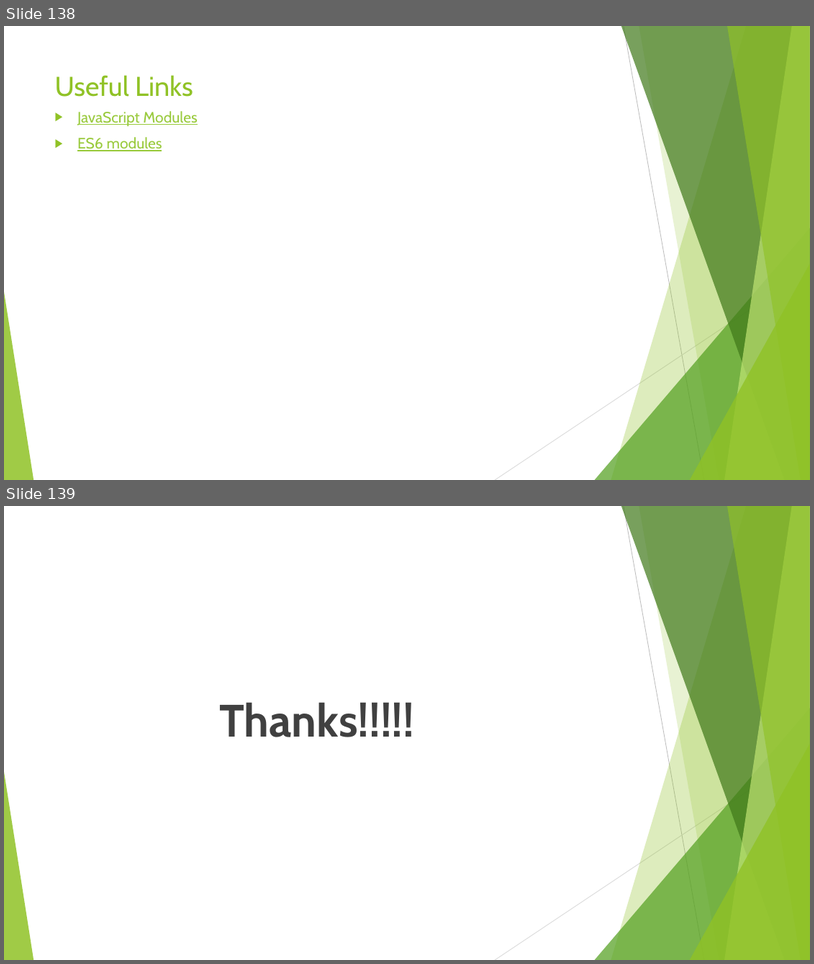
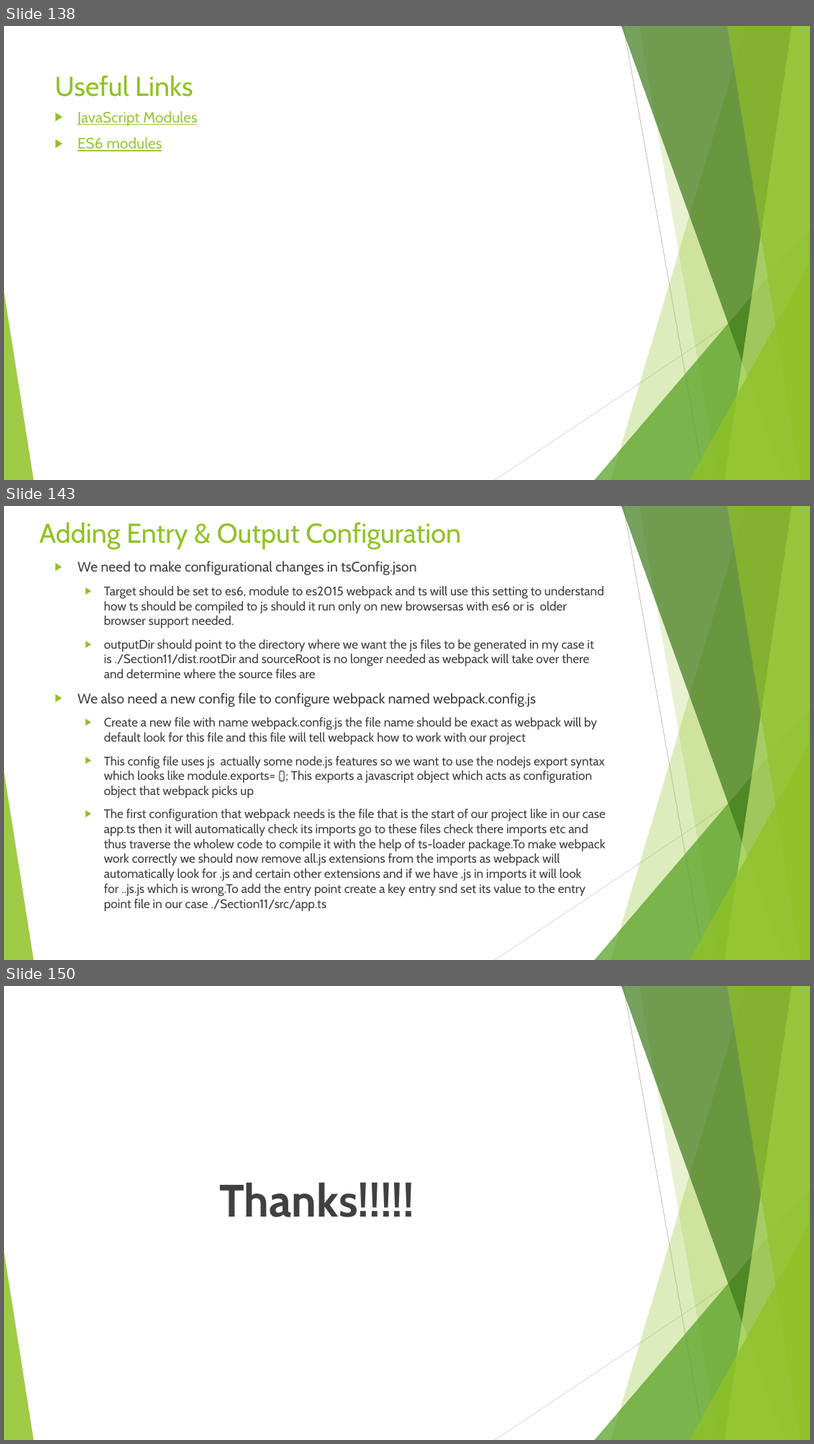
Before and after one commit to rudhrainfogain/TypeScript, a slide deck: PPT/TypeScriptv10.pptx. Shown one above the other, each under a label of ours: slides 138 and 139 before the commit, slides 138, 143 and 150 after it; the slides between them are not shown. The pictures are 814x964 and 814x1444 pixels, drawn with LibreOffice and Linux fonts; fonts in the diff are those of the drawing. Boxes give left, top, right and bottom in pixels: in the first picture for what was removed or moved away, otherwise in the second. Text is boxed around its words. In the diff, an @@ line names an element or a change of style, - is before the commit and + after.

Commit message:
Webpack complete

```diff
--- a/PPT/TypeScriptv10.pptx
+++ b/PPT/TypeScriptv10.pptx
@@ slide 143 added at [4,506,810,960], background #FFFFFF; not listed: 10 template elements that a slide beside it also shows @@
@@ title added at [39,522,461,549], 32.4 pt, text #90C226 @@
+Adding Entry & Output Configuration
@@ text added at [77,561,606,911], 14.8 pt, text #404040 @@
+▶ We need to make configurational changes in tsConfig.json
+  ▶ Target should be set to es6, module to es2015 webpack and ts will use this setting to understand how ts should be compiled to js should it run only on new browsersas with es6 or is older browser support needed.
+  ▶ outputDir should point to the directory where we want the js files to be generated in my case it is ./Section11/dist.rootDir and sourceRoot is no longer needed as webpack will take over there and determine where the source files are
+▶ We also need a new config file to configure webpack named webpack.config.js
+  ▶ Create a new file with name webpack.config.js the file name should be exact as webpack will by default look for this file and this file will tell webpack how to work with our project
+  ▶ This config file uses js actually some node.js features so we want to use the nodejs export syntax which looks like module.exports= {}; This exports a javascript object which acts as configuration object that webpack picks up
+  ▶ The first configuration that webpack needs is the file that is the start of our project like in our case app.ts then it will automatically check its imports go to these files check there imports etc and thus traverse the wholew code to compile it with the help of ts-loader package.To make webpack work correctly we should now remove all.js extensions from the imports as webpack will automatically look for .js and certain other extensions and if we have ,js in imports it will look for ..js.js which is wrong.To add the entry point create a key entry snd set its value to the entry point file in our case ./Section11/src/app.ts
@@ what was slide 139 is now slide 150 @@
```
Also in this commit, not shown: 10 other slides added, 21 other files.
